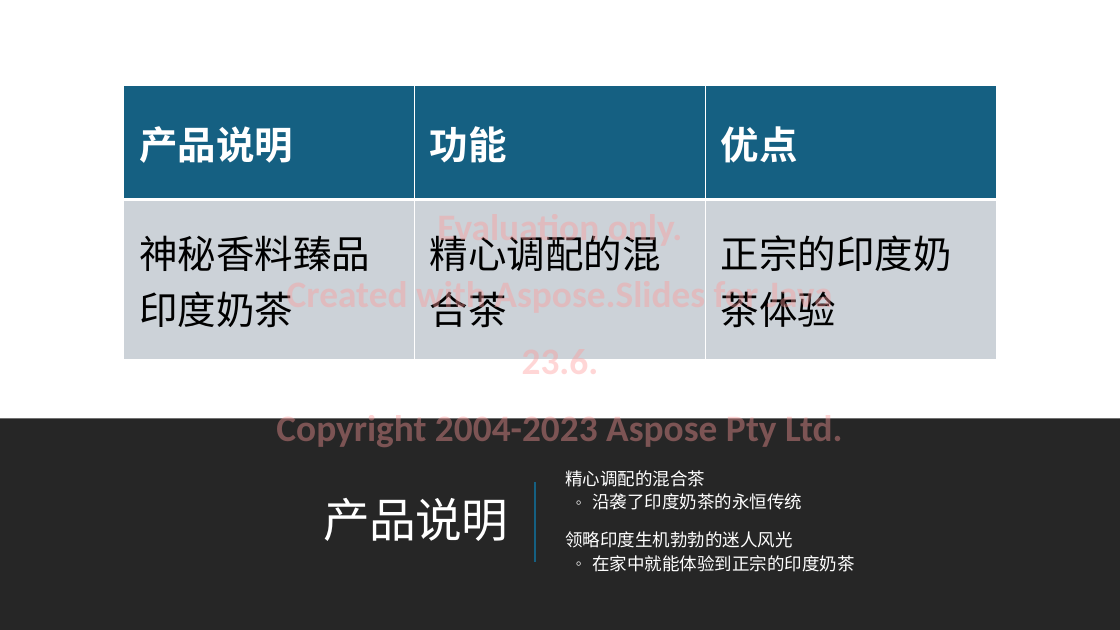
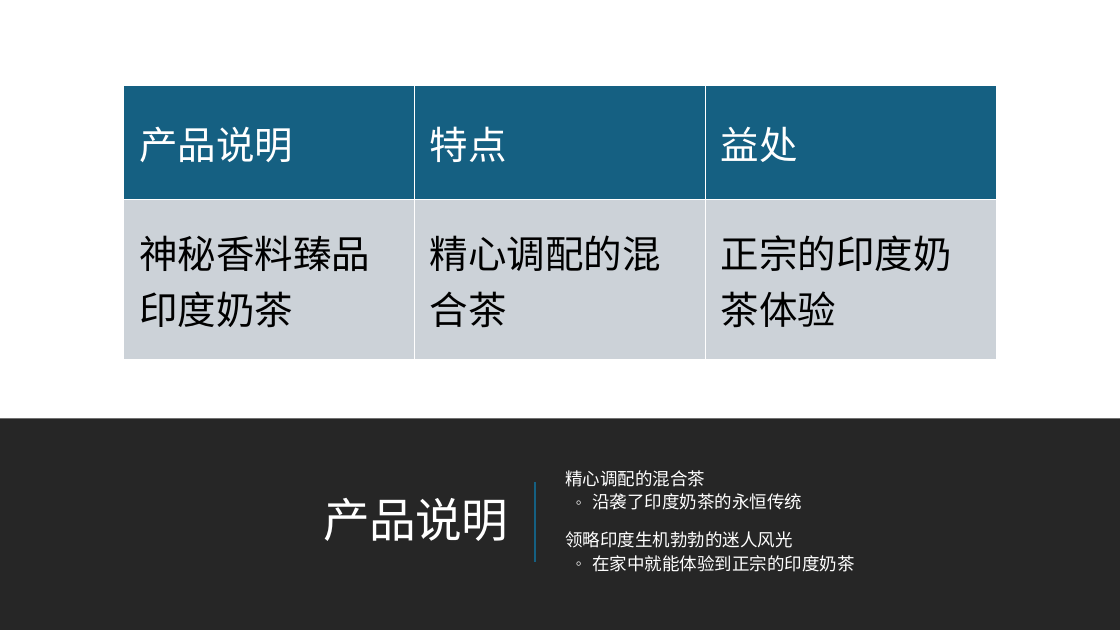
Before and after one commit to MicrosoftLearning/MS-4004-Empower-workforce-copilot-use-cases.zh-cn, a slide deck: slide 4 of ResourceFiles/Mystic Spice Premium Chai Market Analysis Presentation.pptx. Drawn at 1120x630 pixels with LibreOffice and Linux fonts; fonts in the diff are those of the drawing. Boxes give left, top, right and bottom in pixels: in the first picture for what was removed or moved away, otherwise in the second. Text is boxed around its words. In the diff, an @@ line names an element or a change of style, - is before the commit and + after.

```diff
--- a/ResourceFiles/Mystic Spice Premium Chai Market Analysis Presentation.pptx
+++ b/ResourceFiles/Mystic Spice Premium Chai Market Analysis Presentation.pptx
@@ table at <box>124,86,996,360</box> @@
-row 1, column 2: 功能
+row 1, column 2: 特点
-row 1, column 3: 优点
+row 1, column 3: 益处
@@ font Noto Sans CJK SC to Lato in "产品说明", "神秘香料臻品印度奶茶", "精心调配的混合茶", "正宗的印度奶茶体验" @@
@@ bold off in "产品说明" @@
@@ text removed at <box>276,235,843,447</box> @@
-Evaluation only.
-Created with Aspose.Slides for Java 23.6.
-Copyright 2004-2023 Aspose Pty Ltd.
@@ title "产品说明" at <box>323,498,508,541</box>: font Noto Sans CJK SC to TeX Gyre Bonum @@
```
Also in this commit, not shown: 13 other slides changed, 18 other files.
